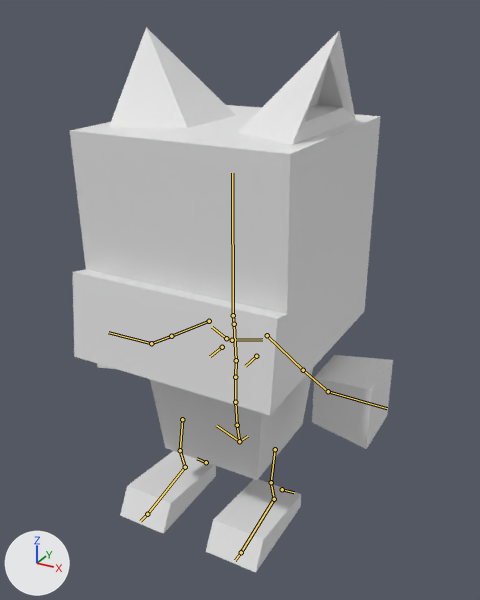
An edit to the Blender file Assets/Models/Playermodels/fring_delta.blend, drawn before and after from the same camera.
Both versions are drawn from a 50 mm lens placed at (2.93, -5.22, 4.77), pointed at (-0.09, 0.25, 2.03). The axes (+X, +Y, +Z) are drawn at lower left. The lights are the same throughout. The bones that bend it are drawn over the model as lines.

The first picture shows 'Head', 'Left Arm', 'Left Foot', 'Right Arm', 'Right Foot', 'Torso'.
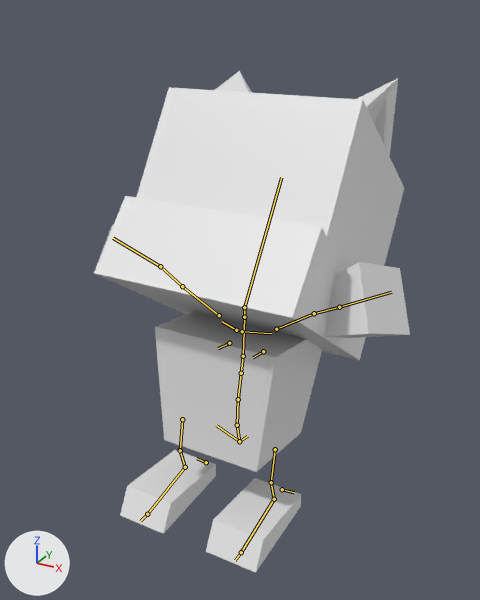
The newer file adds an action. The first version stands in its rest pose; the second is drawn at frame 15 of the action 'Praise'.

What differs and where, as boxes [x1, y1, x2, y2] in the pictures (480 x 600 px):
'Head', posed (25% shorter): before [70, 27, 381, 415]; after [94, 71, 404, 360]
'Torso', posed: before [150, 368, 313, 480]; after [155, 312, 322, 472]
'Right Arm', posed: before [312, 355, 393, 449]; after [324, 262, 410, 338]
'Left Arm', posed: before [97, 363, 114, 369]; after [94, 225, 113, 272]
bone 'spine.001', root to tip: before (237, 425) to (235, 402); after (237, 425) to (238, 399)
bone 'spine.006', root to tip: before (233, 315) to (232, 173); after (244, 307) to (281, 177)
bone 'upper_arm.L', root to tip: before (267, 335) to (303, 370); after (276, 329) to (314, 313)
bone 'hand.L', root to tip: before (328, 391) to (387, 408); after (339, 307) to (391, 292)
bone 'upper_arm.R', root to tip: before (209, 321) to (171, 336); after (219, 315) to (182, 286)
bone 'hand.R', root to tip: before (151, 343) to (108, 332); after (160, 266) to (113, 238)

The edits, one by one:
Bone 'spine.001' (bone_spine_001) turns from (0, 0, 0) to (-10, 0, 0) degrees about its own x, y and z.
Bone 'spine.006' (bone_spine_006) turns from (0, 0, 0) to (-24, 0, 0) degrees about its own x, y and z.
Bone 'upper_arm.L' (bone_upper_arm_l) turns from (0, 0, 0) to (-24, -115, 83) degrees about its own x, y and z.
Bone 'hand.L' (bone_hand_l) turns from (0, 0, 0) to (-2, 8, -32) degrees about its own x, y and z.
Bone 'upper_arm.R' (bone_upper_arm_r) turns from (0, 0, 0) to (24, -5, -66) degrees about its own x, y and z.
Bone 'hand.R' (bone_hand_r) turns from (0, 0, 0) to (-1, -6, 41) degrees about its own x, y and z.
